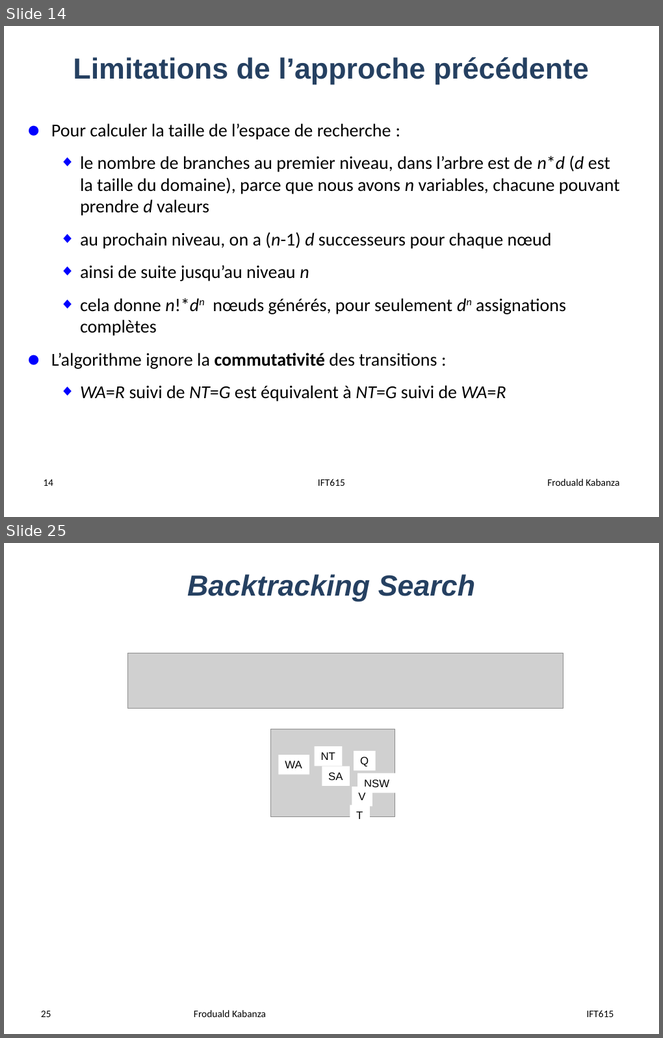
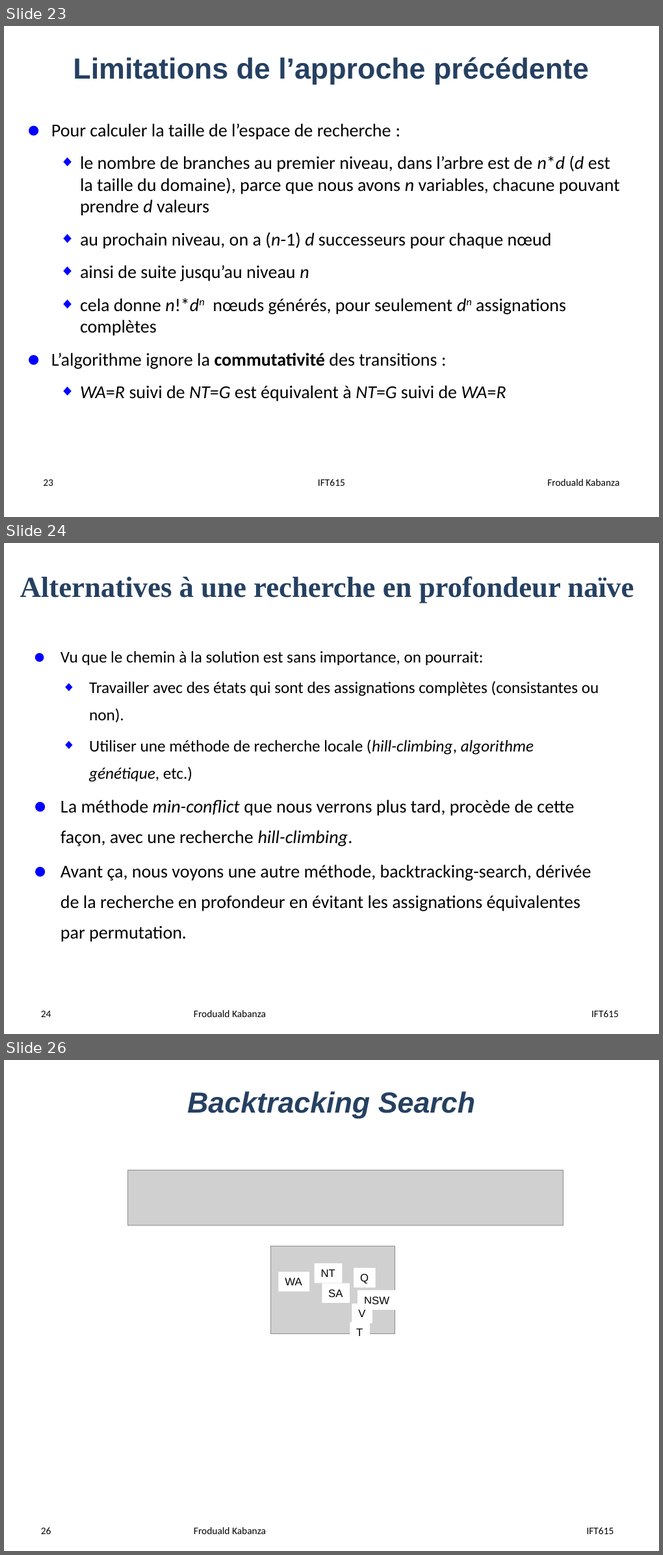
Before and after one commit to djeffkanda/djeffkanda.github.io, a slide deck: ift/assets/slides/ift615-19-Recherche locale par la satisfaction de contraintes.pptx. Shown one above the other, each under a label of ours: slides 14 and 25 before the commit, slides 23, 24 and 26 after it; the slides between them are not shown. The pictures are 663x1038 and 663x1555 pixels, drawn with LibreOffice and Linux fonts; fonts in the diff are those of the drawing; grey boxes stand for pictures. Boxes give left, top, right and bottom in pixels: in the first picture for what was removed or moved away, otherwise in the second. Text is boxed around its words. In the diff, an @@ line names an element or a change of style, - is before the commit and + after.

```diff
--- a/ift/assets/slides/ift615-19-Recherche locale par la satisfaction de contraintes.pptx
+++ b/ift/assets/slides/ift615-19-Recherche locale par la satisfaction de contraintes.pptx
@@ slide 24 added at (x1=4, y1=543, x2=659, y2=1034), background #FFFFFF @@
@@ title added at (x1=20, y1=576, x2=634, y2=603), 32 pt, text #254061, bold @@
+Alternatives à une recherche en profondeur naïve
@@ text added at (x1=61, y1=651, x2=599, y2=942), 20 pt, text #000000 @@
+● Vu que le chemin à la solution est sans importance, on pourrait:
+  ◆ Travailler avec des états qui sont des assignations complètes (consistantes ou non).
+  ◆ Utiliser une méthode de recherche locale (hill-climbing, algorithme génétique, etc.)
+● La méthode min-conflict que nous verrons plus tard, procède de cette façon, avec une recherche hill-climbing.
+● Avant ça, nous voyons une autre méthode, backtracking-search, dérivée de la recherche en profondeur en évitant les assignations équivalentes par permutation.
@@ text added at (x1=194, y1=1010, x2=266, y2=1017), 11 pt, text #000000 @@
+Froduald Kabanza
@@ text added at (x1=592, y1=1010, x2=619, y2=1017), 11 pt, text #000000 @@
+IFT615
@@ page number added at (x1=41, y1=1011, x2=51, y2=1017), 11 pt, text #000000 @@
+24
@@ what was slide 14 is now slide 23 @@
@@ page number at (x1=43, y1=480, x2=53, y2=486): text changed @@
-14
+23
@@ what was slide 25 is now slide 26 @@
@@ page number at (x1=41, y1=1527, x2=51, y2=1534): text changed @@
-25
+26
```
Also in this commit, not shown: 6 slides changed, 5 other files.
